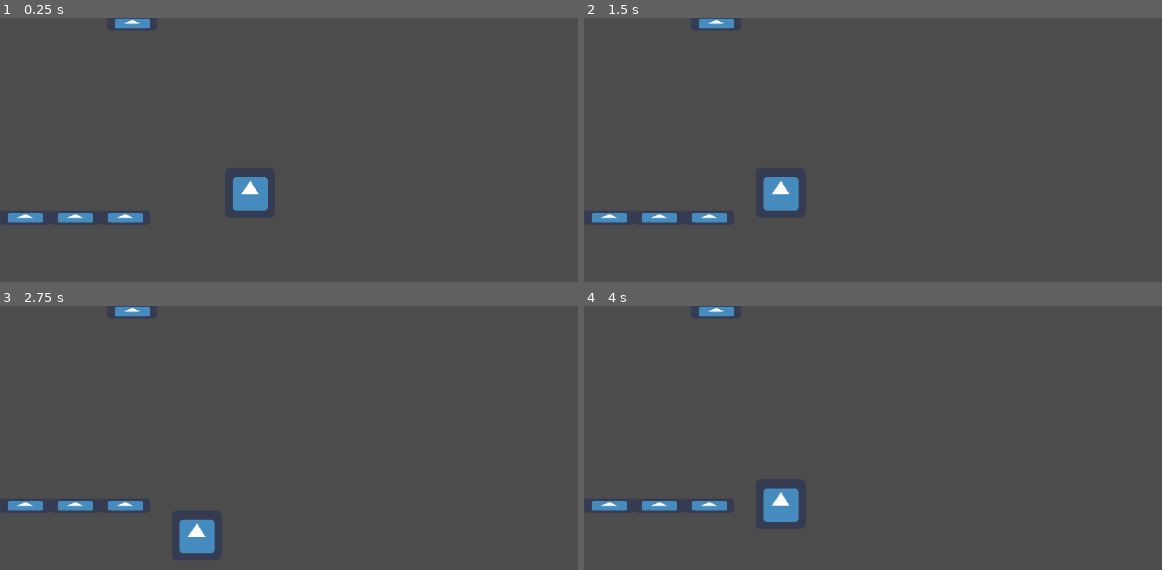
Above: before the commit, frames 1-4 (two rows, left to right).
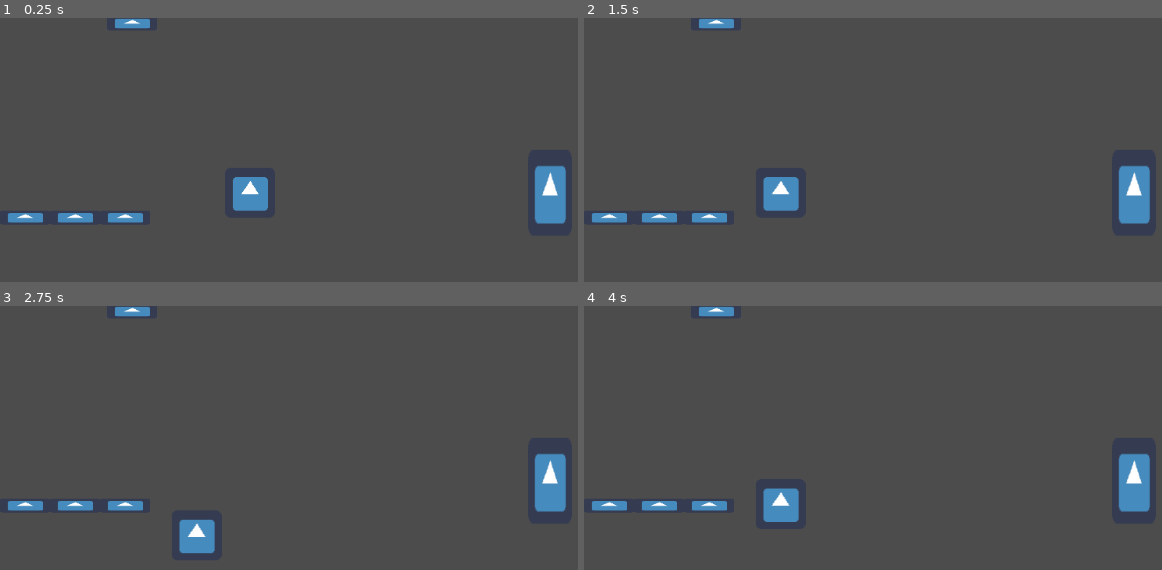
Above: after the commit, the same moments.

Repository: godot-wildlings/Bioenfluencer
Game: Godot game, scene res://scenes/main.tscn
The game is run twice, just before and just after one commit, with the same random seed, the same clock (stepped at 60 frames per second) and the same inputs. The engine's default icon, where the game draws it, is replaced by a stand-in: a white triangle on a blue panel in a dark square.
Inputs:
- Up to frame 1 (0.25 s): no input
- Up to frame 2 (1.5 s): tap Enter at 0.5 s; hold A (a_key) 0.53-1.28 s; tap D (d_key) at 1.35 s
- Up to frame 3 (2.75 s): tap Space (spacebar_key) at 2 s; hold S (s_key) from 2.03 s (still down)
- Up to frame 4 (4 s): release S (s_key) at 2.78 s; tap Space (spacebar_key) at 2.85 s; tap Enter at 3.5 s; hold W (w_key) from 3.53 s (still down)

The runs differ from the first frame. In frame 1, 1.2% of the frame differs, in the area x 92-98%, y 56-79%; in frame 2, 1.2%; in frame 3, 1.2%; in frame 4, 1.2%.

Commit message:
template_level_changer
template level changer. For now it just prints ("LEVEL CHANGED")

Diff:
--- a/scenes/main.tscn
+++ b/scenes/main.tscn
@@ -1,7 +1,8 @@
-[gd_scene load_steps=3 format=2]
+[gd_scene load_steps=4 format=2]
 
 [ext_resource path="res://scenes/floor_or_wall.tscn" type="PackedScene" id=1]
 [ext_resource path="res://scenes/player_top_down.tscn" type="PackedScene" id=2]
+[ext_resource path="res://scenes/template_level_changer.tscn" type="PackedScene" id=3]
 
 [node name="main" type="Node"]
 
@@ -19,3 +20,6 @@
 
 [node name="player_top_down" parent="." instance=ExtResource( 2 )]
 position = Vector2( 320, 224 )
+
+[node name="template_level_changer" parent="." instance=ExtResource( 3 )]
+position = Vector2( 704, 224 )
--- /dev/null
+++ b/scenes/template_level.tscn
@@ -0,0 +1,3 @@
+[gd_scene format=2]
+
+[node name="template_level" type="Node"]
--- /dev/null
+++ b/scenes/template_level_changer.tscn
@@ -0,0 +1,22 @@
+[gd_scene load_steps=4 format=2]
+
+[ext_resource path="res://scripts/template_level_changer.gd" type="Script" id=1]
+[ext_resource path="res://icon.png" type="Texture" id=2]
+
+[sub_resource type="RectangleShape2D" id=1]
+extents = Vector2( 28.182, 54.6288 )
+
+[node name="template_level_changer" type="Area2D"]
+gravity_vec = Vector2( 0, 0 )
+gravity = 0.0
+script = ExtResource( 1 )
+
+[node name="Sprite" type="Sprite" parent="."]
+position = Vector2( 9.29832e-006, 0.101952 )
+scale = Vector2( 0.87893, 1.71049 )
+texture = ExtResource( 2 )
+
+[node name="CollisionShape2D" type="CollisionShape2D" parent="."]
+shape = SubResource( 1 )
+
+[connection signal="body_entered" from="." to="." method="_on_template_level_changer_body_entered"]
--- /dev/null
+++ b/scripts/template_level_changer.gd
@@ -0,0 +1,10 @@
+extends Area2D
+
+func _ready():
+	pass
+
+func _on_template_level_changer_body_entered(body):
+
+	#change the level here
+
+	print("LEVEL CHANGED")
